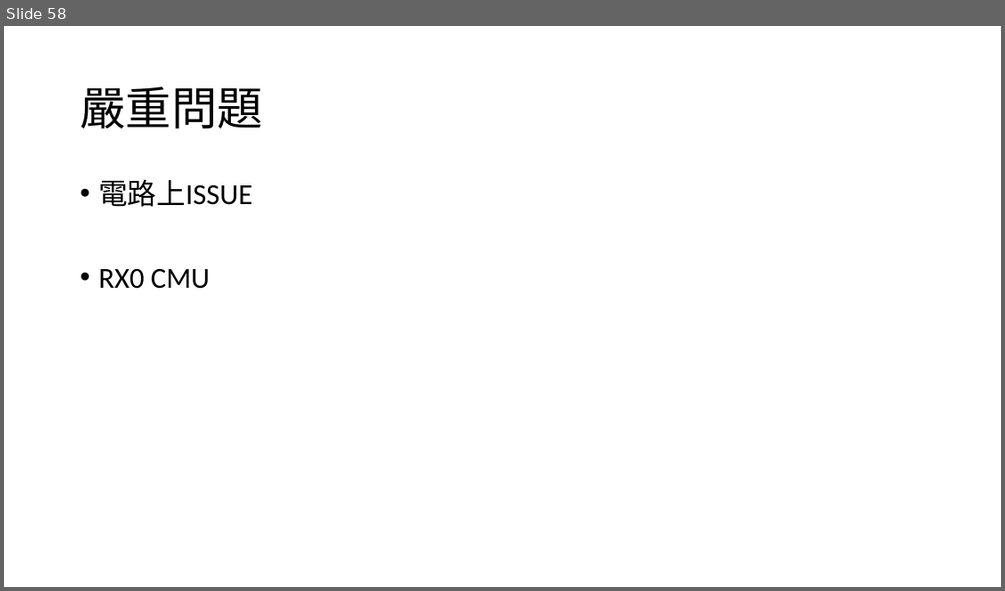
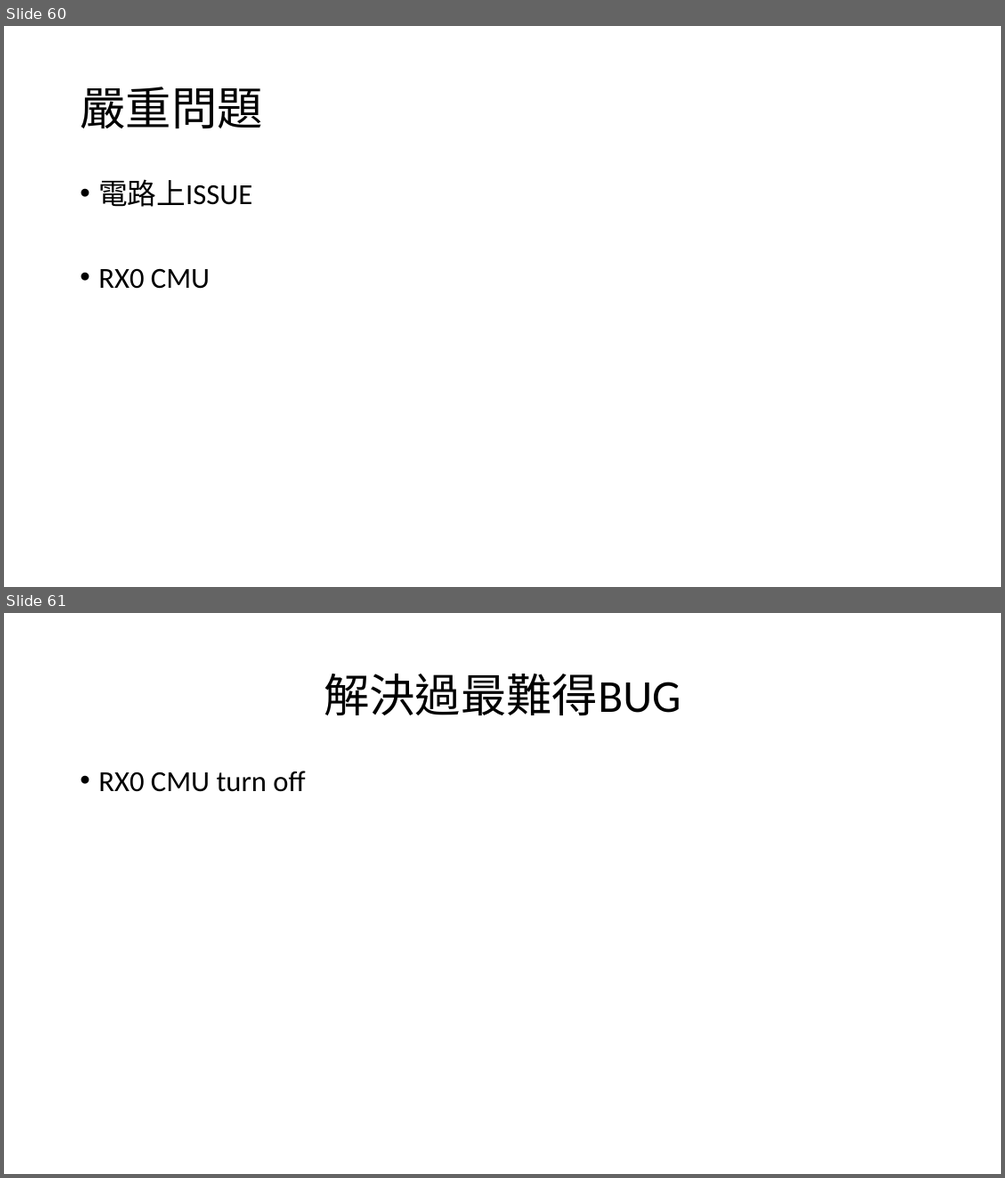
Before and after one commit to a0910281835/Summrary_PDF, a slide deck: Project_Summary_pdf/Project_Summary.pptx. Shown one above the other, each under a label of ours: slide 58 before the commit, slides 60 and 61 after it. The pictures are 1005x591 and 1005x1178 pixels, drawn with LibreOffice and Linux fonts; fonts in the diff are those of the drawing. Boxes give left, top, right and bottom in pixels: in the first picture for what was removed or moved away, otherwise in the second. Text is boxed around its words. In the diff, an @@ line names an element or a change of style, - is before the commit and + after.

```diff
--- a/Project_Summary_pdf/Project_Summary.pptx
+++ b/Project_Summary_pdf/Project_Summary.pptx
@@ slide 61 added at bbox=[4, 613, 1001, 1174], background #FFFFFF @@
@@ title added at bbox=[324, 674, 680, 715], 44 pt, text #000000 @@
+解決過最難得BUG
@@ text added at bbox=[98, 771, 305, 792], 28 pt, text #000000 @@
+• RX0 CMU turn off
@@ what was slide 58 is now slide 60 @@
```
Also in this commit, not shown: 3 slides changed, 2 other slides added.
